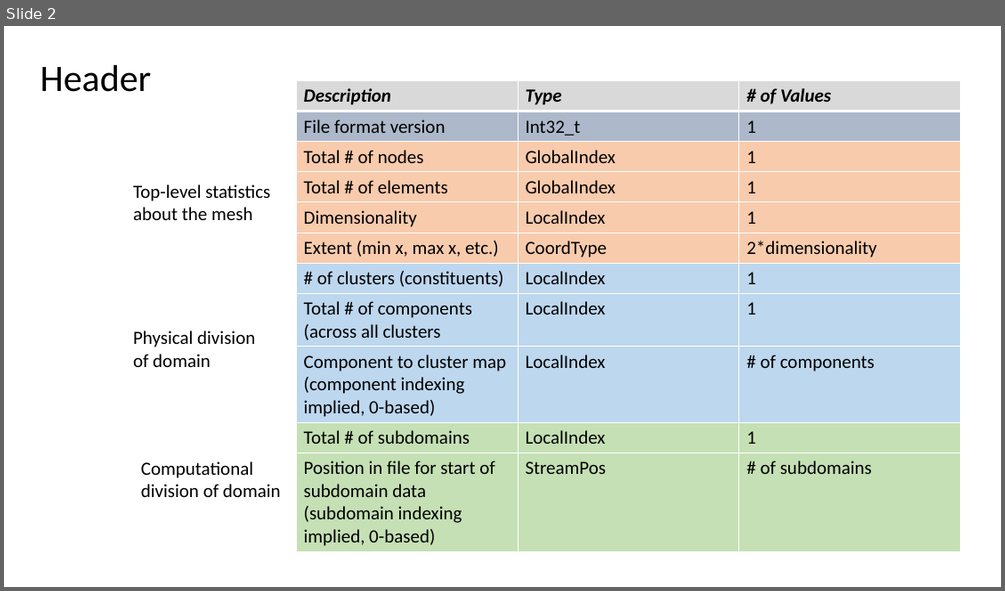
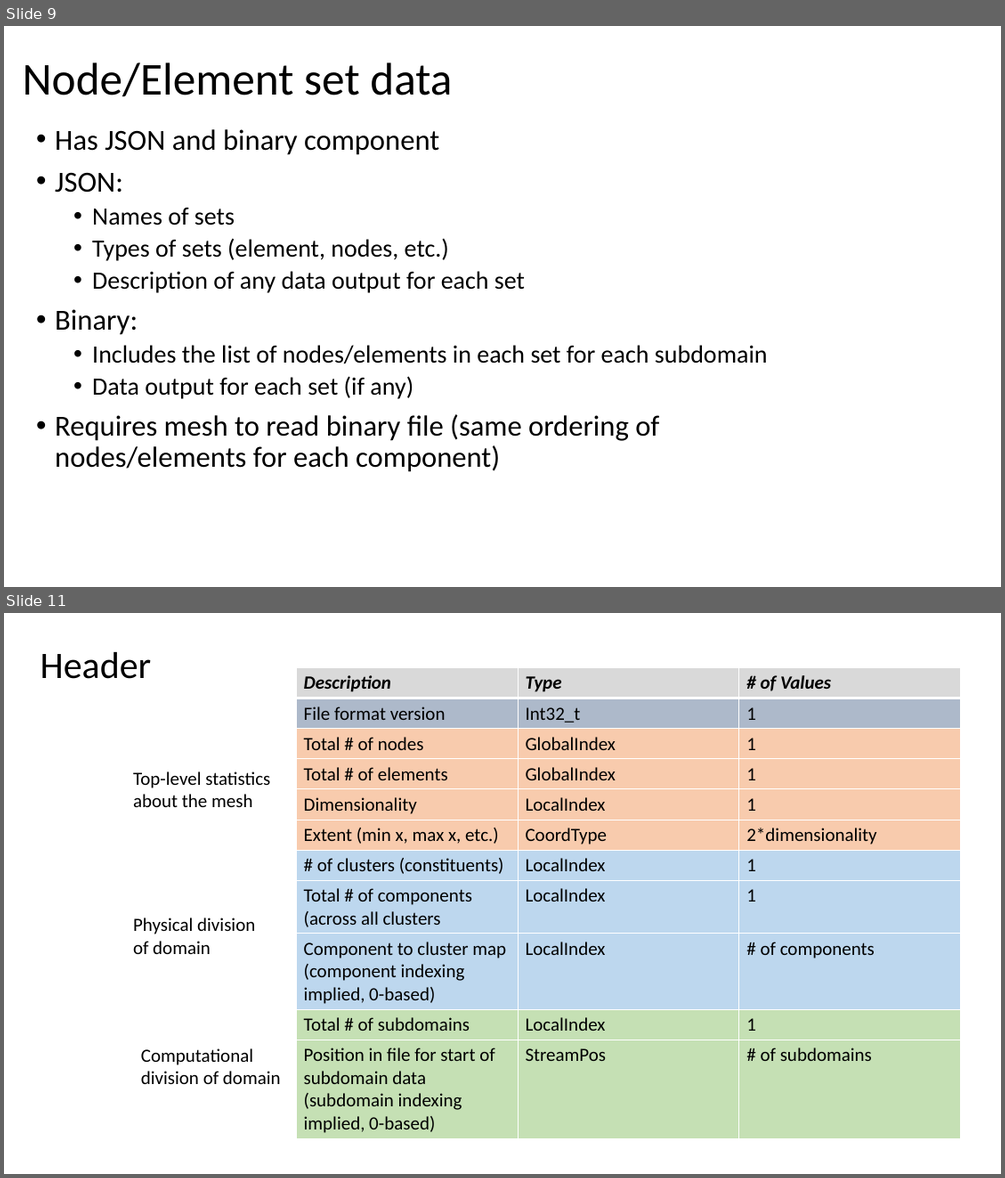
Before and after one commit to afrl/sheff-fea-io, a slide deck: docs/FormatSpecification.pptx. Shown one above the other, each under a label of ours: slide 2 before the commit, slides 9 and 11 after it; the slides between them are not shown. The pictures are 1005x591 and 1005x1178 pixels, drawn with LibreOffice and Linux fonts; fonts in the diff are those of the drawing. Boxes give left, top, right and bottom in pixels: in the first picture for what was removed or moved away, otherwise in the second. Text is boxed around its words. In the diff, an @@ line names an element or a change of style, - is before the commit and + after.

```diff
--- a/docs/FormatSpecification.pptx
+++ b/docs/FormatSpecification.pptx
@@ slide 9 added at bbox=[4, 26, 1001, 587], background #FFFFFF @@
@@ title added at bbox=[23, 62, 452, 97], 44 pt, text #000000 @@
+Node/Element set data
@@ text added at bbox=[55, 129, 768, 472], 24 pt, text #000000 @@
+• Has JSON and binary component
+• JSON:
+  • Names of sets
+  • Types of sets (element, nodes, etc.)
+  • Description of any data output for each set
+• Binary:
+  • Includes the list of nodes/elements in each set for each subdomain
+  • Data output for each set (if any)
+• Requires mesh to read binary file (same ordering of nodes/elements for each component)
@@ what was slide 2 is now slide 11 @@
```
Also in this commit, not shown: 8 other slides added, 3 other files.
